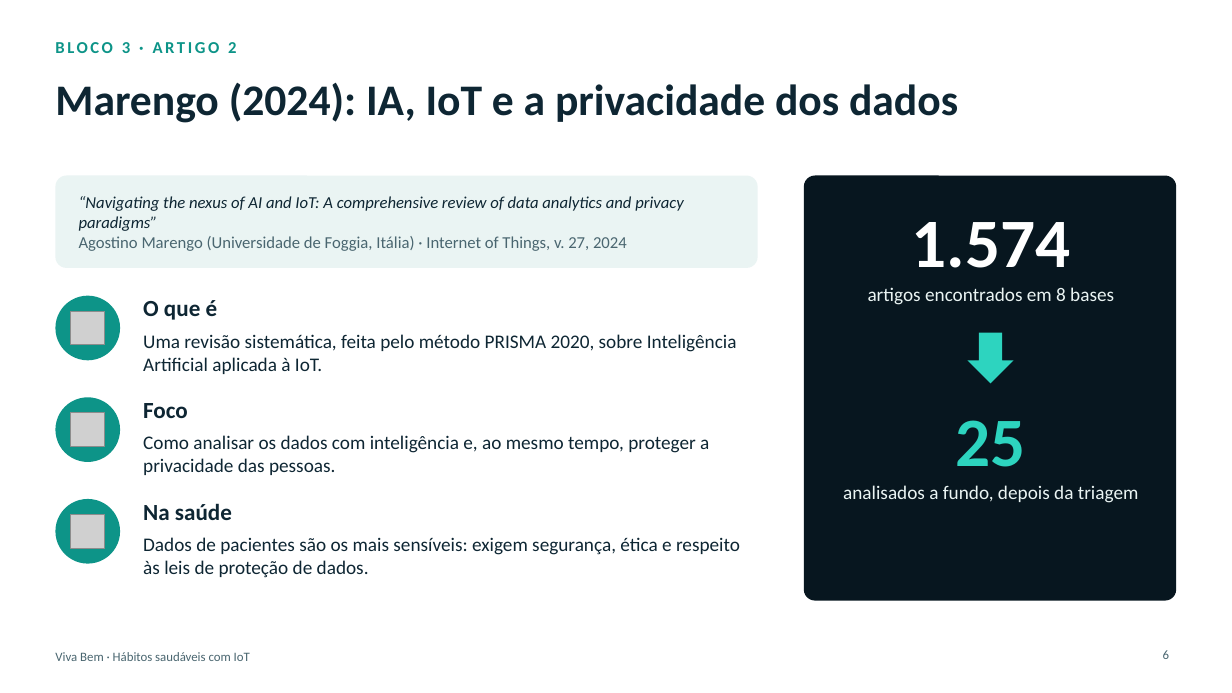
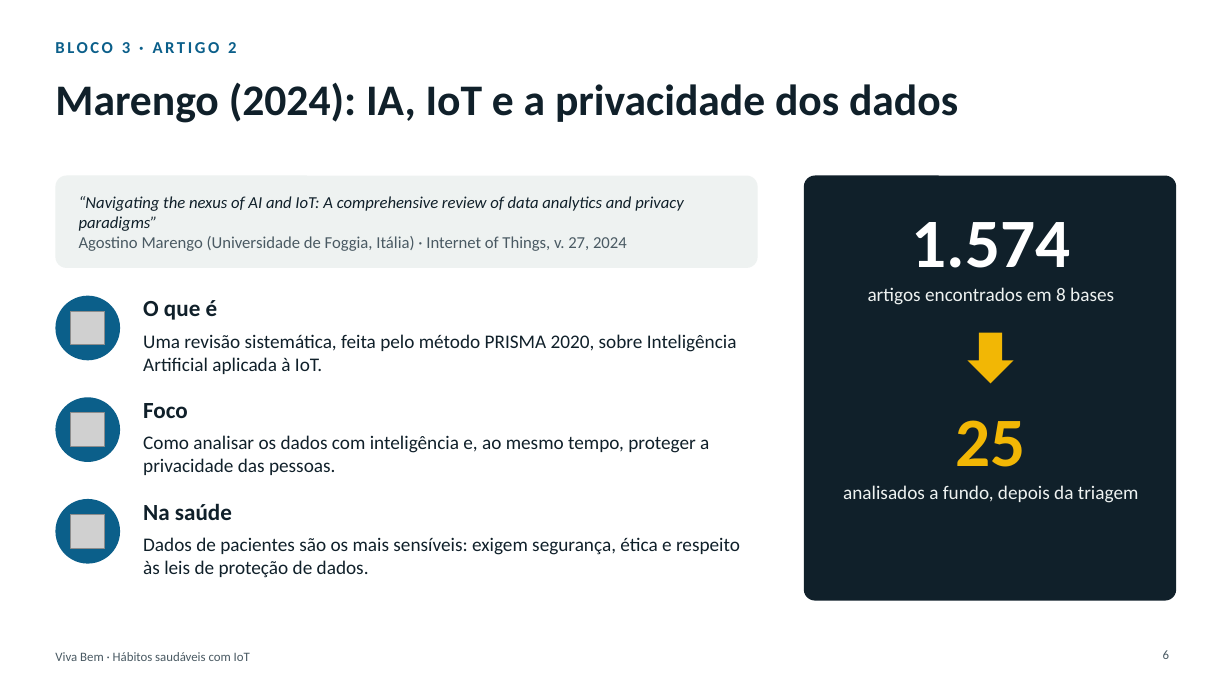
Before and after one commit to sergio-stanley/viva-bem, a slide deck: slide 6 of apresentacao/Viva-Bem-apresentacao.pptx. Drawn at 1232x693 pixels with LibreOffice and Linux fonts; fonts in the diff are those of the drawing; grey boxes stand for pictures. Boxes give left, top, right and bottom in pixels: in the first picture for what was removed or moved away, otherwise in the second. Text is boxed around its words. In the diff, an @@ line names an element or a change of style, - is before the commit and + after.

```diff
--- a/apresentacao/Viva-Bem-apresentacao.pptx
+++ b/apresentacao/Viva-Bem-apresentacao.pptx
@@ text "BLOCO 3 · ARTIGO 2" at (x1=55, y1=42, x2=236, y2=53): text colour #0D9488 to #0B5F8A @@
@@ rounded rectangle at (x1=804, y1=176, x2=1177, y2=601): fill #07161F to #10202A @@
@@ down arrow at (x1=968, y1=333, x2=1014, y2=384): fill #2DD4BF to #F2B705 @@
@@ text "25" at (x1=956, y1=420, x2=1026, y2=467): text colour #2DD4BF to #F2B705 @@
@@ fill #0D9488 to #0B5F8A in 3 elements at (x1=55, y1=296, x2=120, y2=360), (x1=55, y1=397, x2=120, y2=462), (x1=55, y1=499, x2=120, y2=564) @@
```
Also in this commit, not shown: 13 other slides changed, 3 other files.
